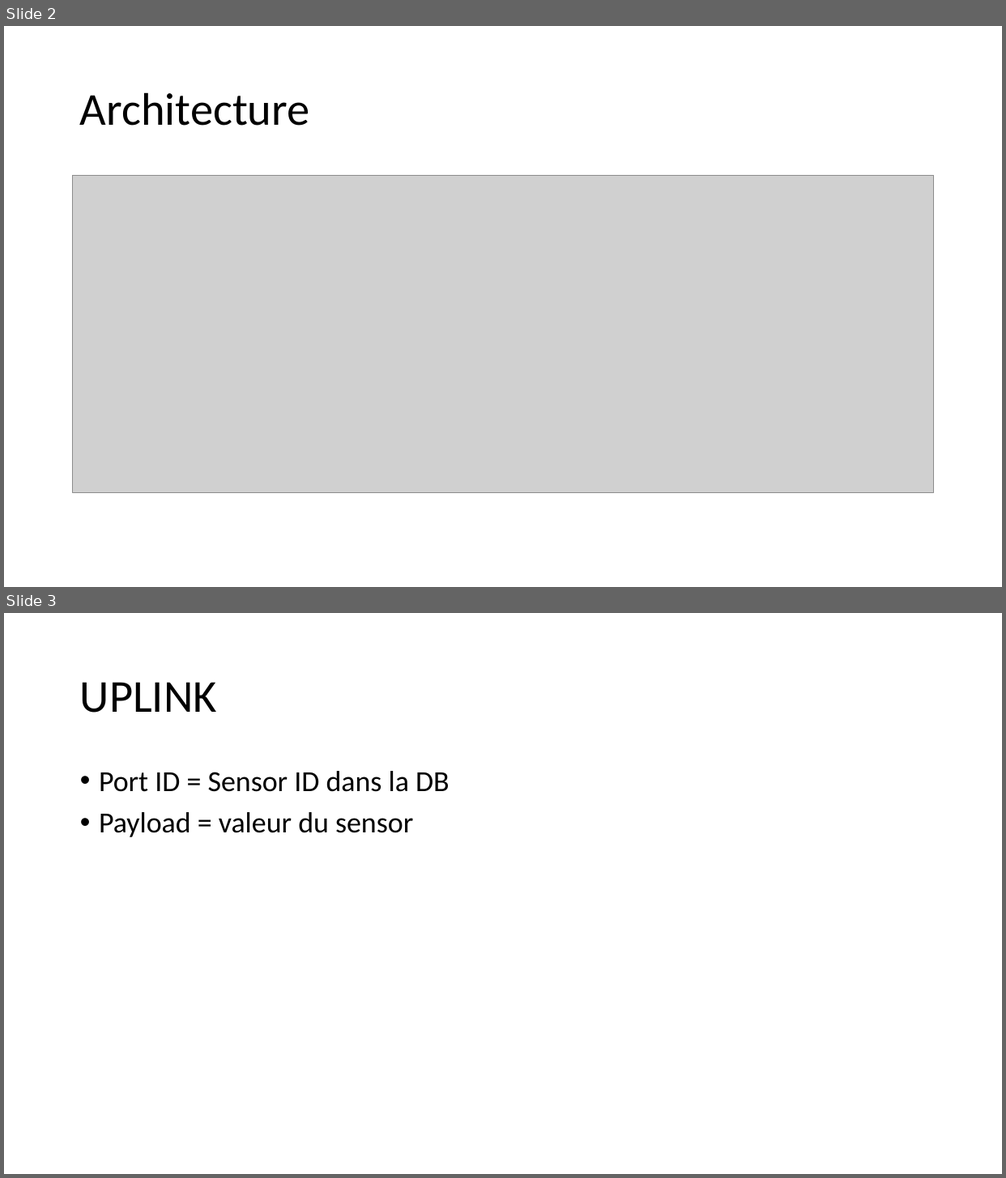
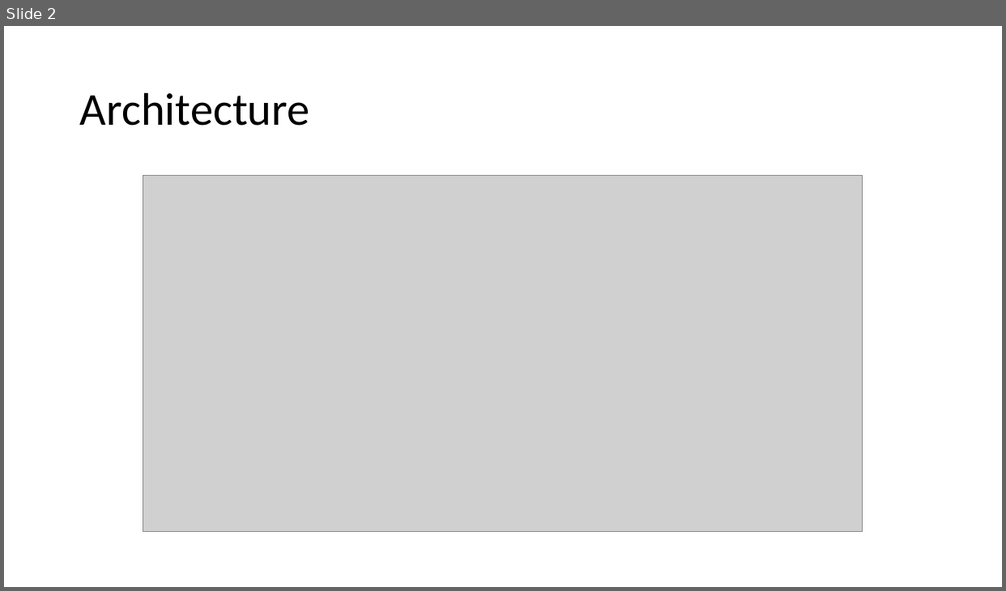
Before and after one commit to adrienbarth/Teaching-HEIGVD-IOT-2020-Project-Air-Quality, a slide deck: HEIGVD-VD IOT.pptx. Shown one above the other, each under a label of ours: slides 2 and 3 before the commit, slide 2 after it. The pictures are 1006x1178 and 1006x591 pixels, drawn with LibreOffice and Linux fonts; fonts in the diff are those of the drawing; grey boxes stand for pictures. Boxes give left, top, right and bottom in pixels: in the first picture for what was removed or moved away, otherwise in the second. Text is boxed around its words. In the diff, an @@ line names an element or a change of style, - is before the commit and + after.

```diff
--- a/HEIGVD-VD IOT.pptx
+++ b/HEIGVD-VD IOT.pptx
@@ slide 3 removed at <box>4,613,1002,1174</box>, background #FFFFFF @@
@@ title removed at <box>80,682,217,713</box> @@
-UPLINK
@@ text removed at <box>99,771,450,837</box> @@
-• Port ID = Sensor ID dans la DB
-• Payload = valeur du sensor
@@ slide 2 changed as well @@
@@ picture: place and size @@
-picture at <box>73,176,934,493</box>
+picture at <box>143,176,863,532</box>
```
Also in this commit, not shown: 4 other slides changed, 1 slide added, 1 other file.
